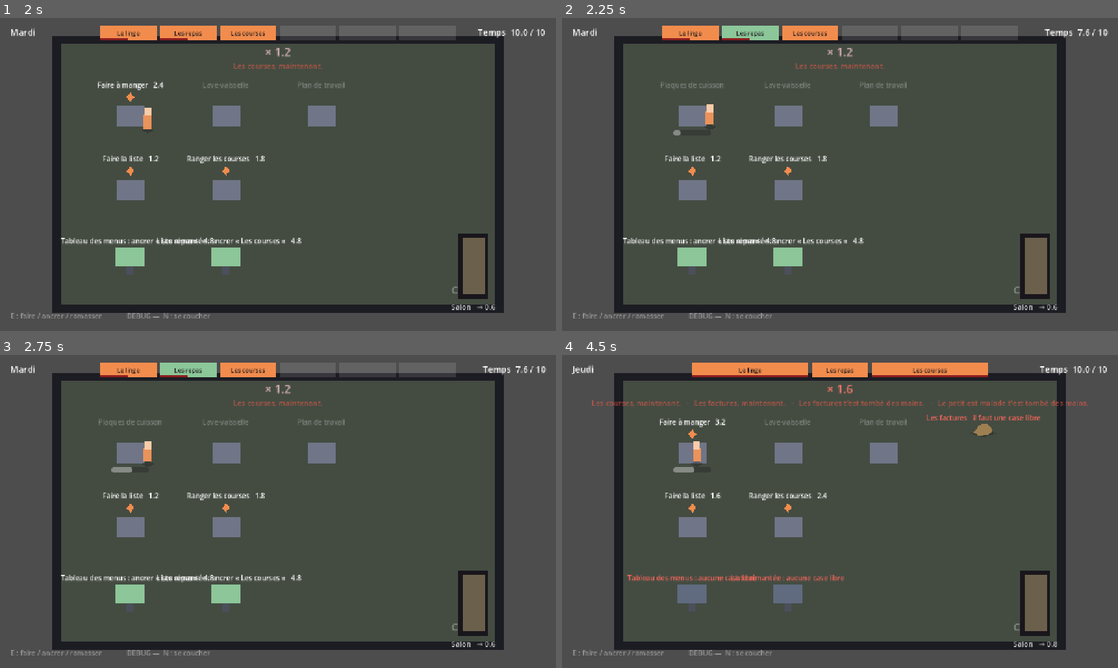
Above: before the commit, frames 1-4 (two rows, left to right).
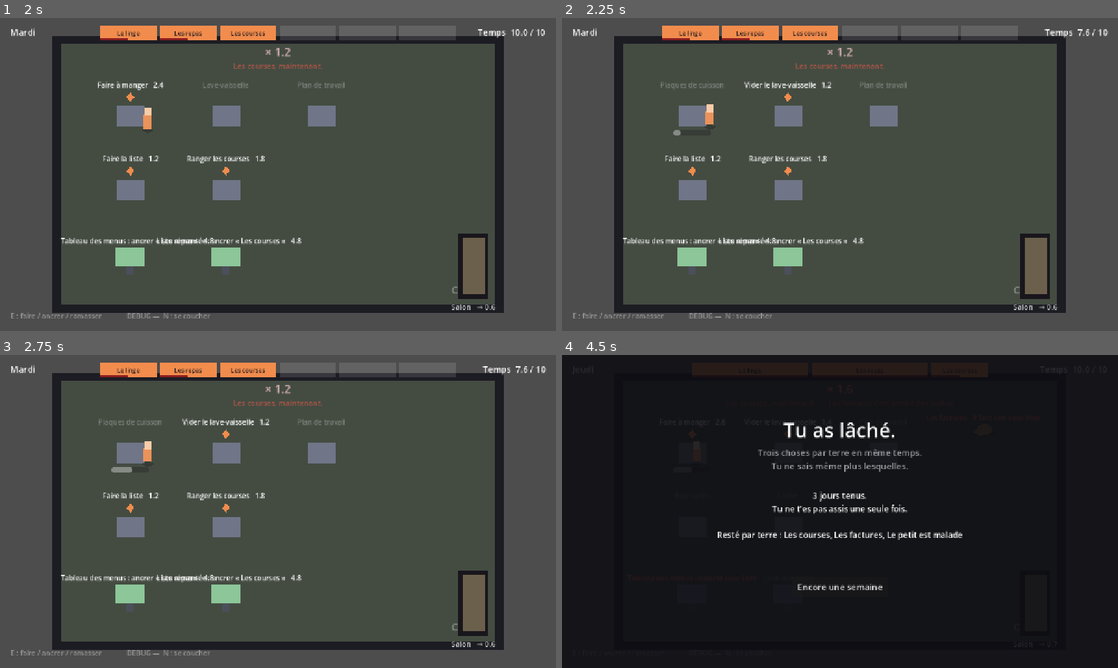
Above: after the commit, the same moments.

Repository: maxoupqg/burn-out-implosion
Game: Godot game, scene res://scenes/main.tscn
Same seed, same stepped clock (60 frames per second), same inputs: the game is played once before the commit and once after it.
Inputs:
- Up to frame 1 (2 s): tap Enter at 0.5 s; hold E (interagir) 0.53-1.28 s; hold W (move_up) from 0.53 s (still down); tap N at 1.35 s
- Up to frame 2 (2.25 s): release W (move_up) at 2.03 s; hold A (move_left) from 2.03 s (still down); hold E (interagir) from 2.03 s (still down)
- Up to frame 3 (2.75 s): keep holding A (move_left); keep holding E (interagir)
- Up to frame 4 (4.5 s): tap Space at 2.75 s; release E (interagir) at 2.78 s; tap N at 2.85, 4.35 s; release A (move_left) at 3.53 s; hold S (move_down) 3.53-4.28 s; hold E (interagir) 3.53-4.28 s; tap Enter at 4.25 s; hold D (move_right) from 4.28 s (still down)

Frame 1 is identical in both runs. In frame 2, 0.6% of the frame differs, in the area x 28-49%, y 2-27%; in frame 3, 0.6%; in frame 4, 93%, in the area x 0-100%, y 0-100%.

Commit message:
Une tâche peut en attendre une autre dans le même fil
On ne vide pas le lave-vaisselle avant d'avoir fait à manger, et on
n'étend pas du linge avant d'avoir lancé une machine. Une tâche déclare
son prérequis, reste fermée tant qu'il n'est pas fait, et se rouvre quand
il l'est. Le délai décide si la suite tombe dans la foulée ou seulement
le lendemain — donc si elle coûte un second déplacement.

Co-Authored-By: Claude Opus 4.6 <noreply@anthropic.com>

Diff:
--- a/scripts/partie.gd
+++ b/scripts/partie.gd
@@ -186,8 +186,20 @@
 
 	if tache.une_seule_fois():
 		tache.terminee = true
+	elif tache.def.prerequis != null:
+		# Refermée, pas reprogrammée : elle attend que sa mère soit refaite.
+		tache.bloquee = true
 	else:
 		tache.disponible_le = jour + tache.recurrence_jours
+
+	# Faire une tâche en fait naître d'autres. C'est le travail qui appelle le
+	# travail : cuisiner remplit le lave-vaisselle, la machine finit par
+	# demander qu'on l'étende. Le délai décide si la suite tombe dans la foulée
+	# ou seulement demain, donc si elle coûte un second déplacement.
+	for suivante: Tache in taches.values():
+		if suivante.def.prerequis == tache.def:
+			suivante.bloquee = false
+			suivante.disponible_le = jour + suivante.delai_prerequis
 
 	taches_change.emit()
 	_verifier_cloture(tache.fil_id)
